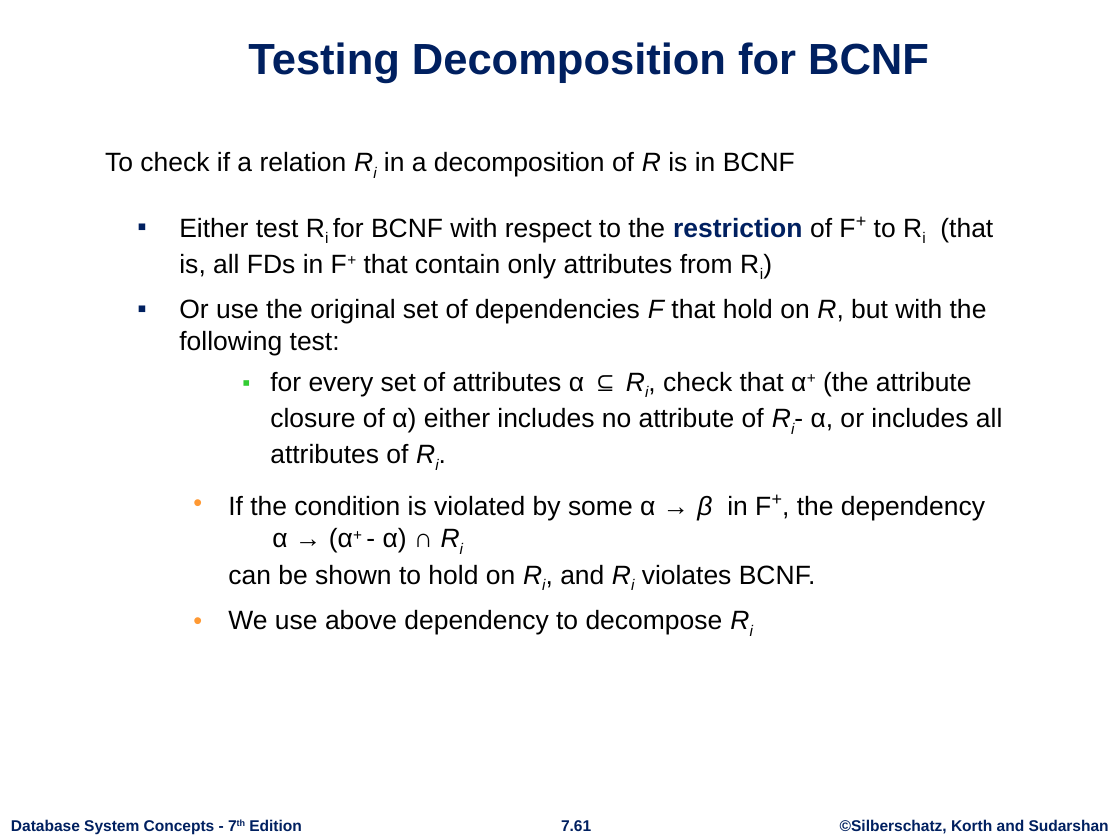
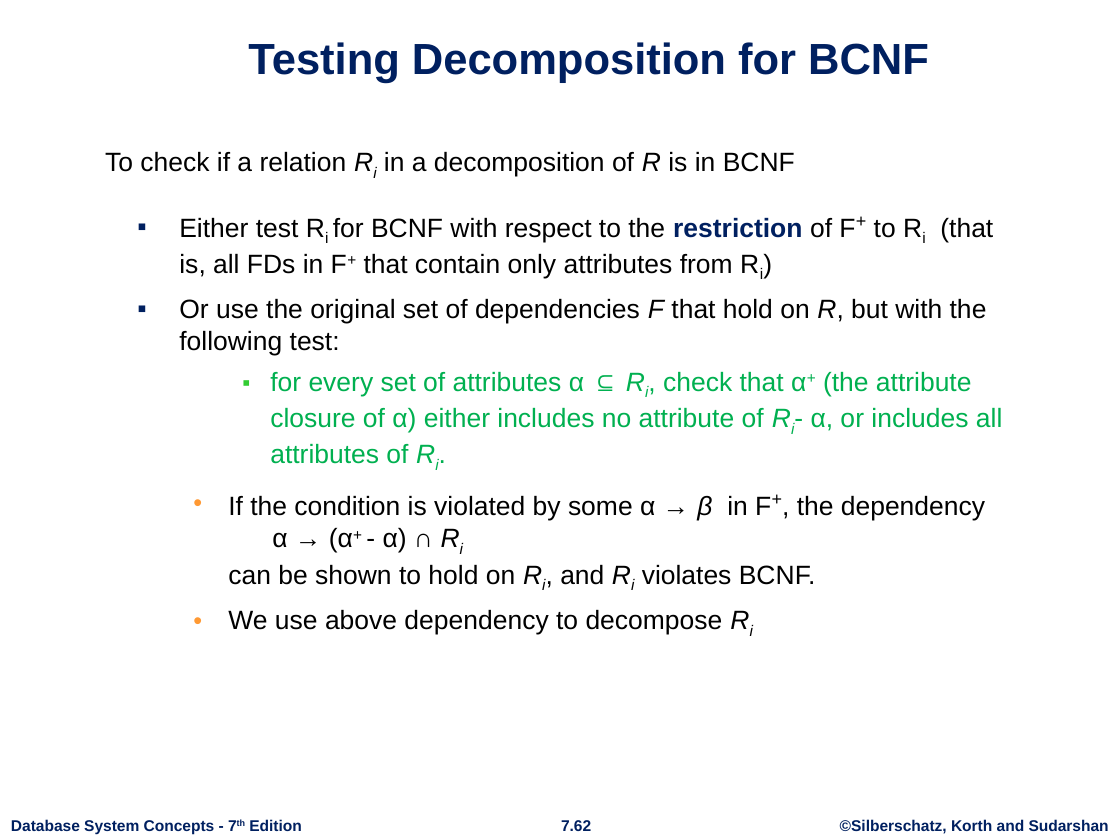
Before and after one commit to FergieLigaLlj/CISC3000-Introduction-to-Data-Base-Systems, a slide deck: slide 62 of Lecture Notes/ch7.pptx (slide 61 before the commit). Drawn at 1120x840 pixels with LibreOffice and Linux fonts; fonts in the diff are those of the drawing; background and template pictures are left out. Boxes give left, top, right and bottom in pixels: in the first picture for what was removed or moved away, otherwise in the second. Text is boxed around its words. In the diff, an @@ line names an element or a change of style, - is before the commit and + after.

```diff
--- a/Lecture Notes/ch7.pptx
+++ b/Lecture Notes/ch7.pptx
@@ text at box(270, 371, 1003, 464): text colour #000000 to #00B050 in "for every set of attributes α ⊆ ..." @@
@@ page number at box(561, 820, 591, 831): text changed @@
-7.61
+7.62
```
Also in this commit, not shown: 12 other slides changed, 1 slide added, 21 other files.
